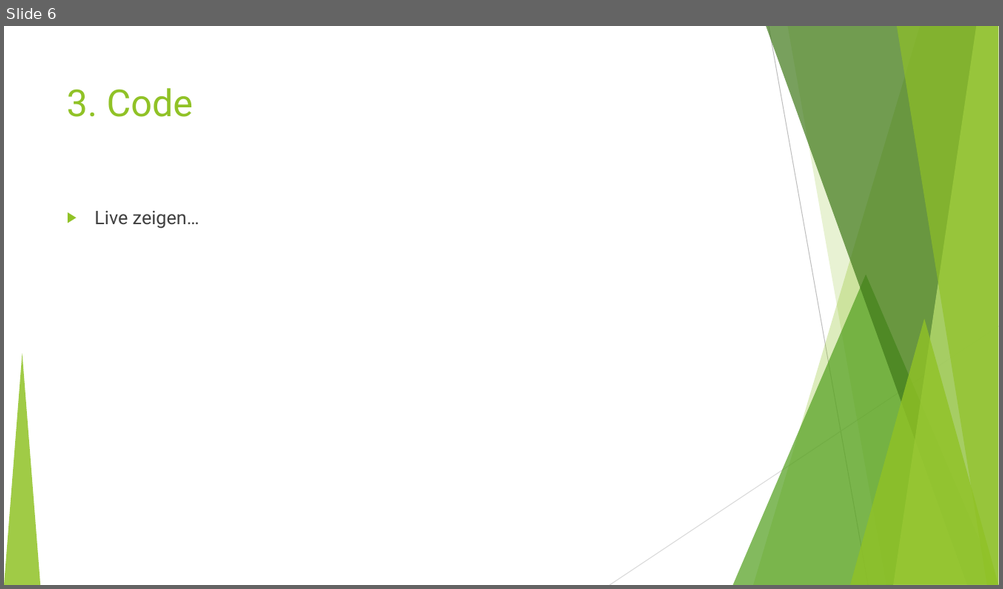
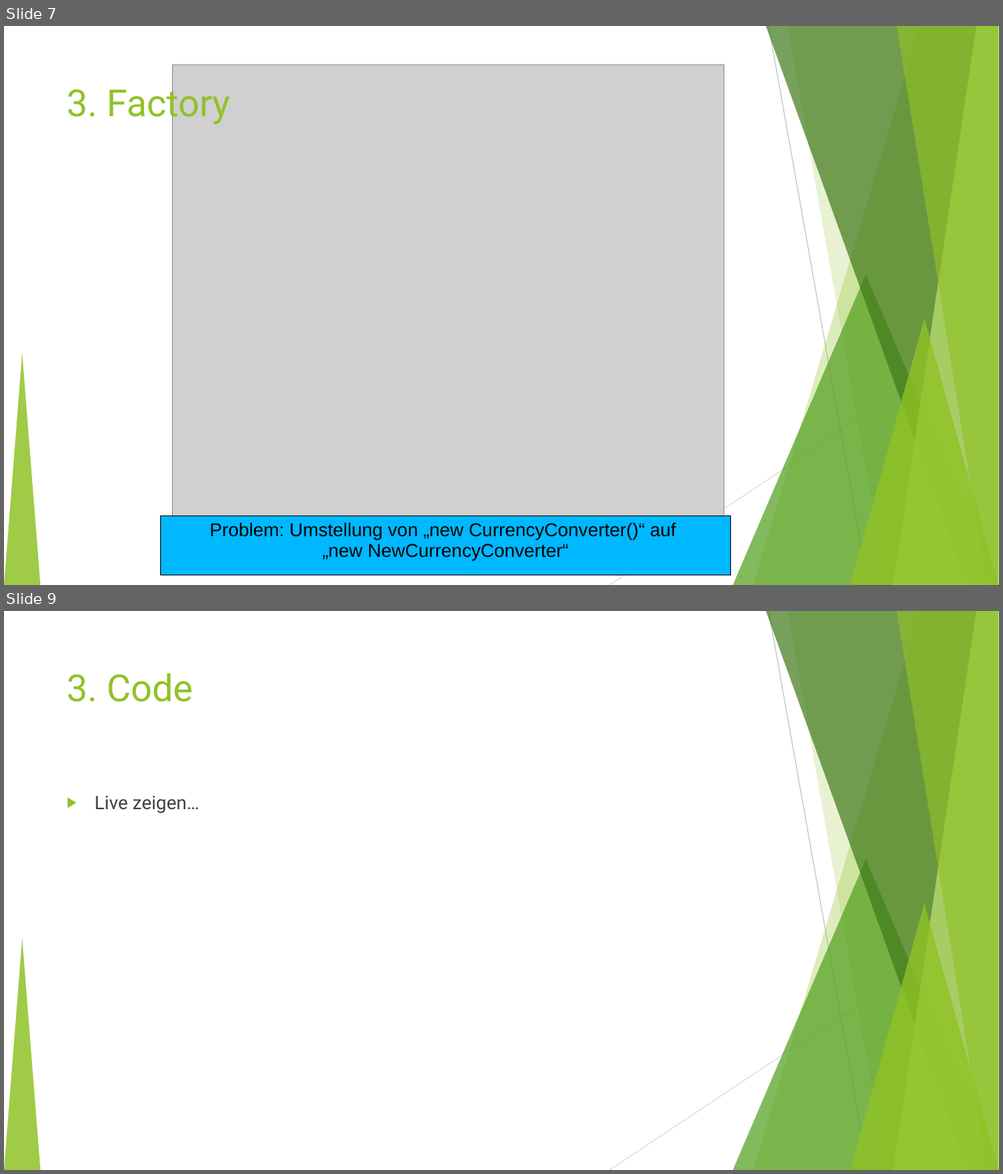
Before and after one commit to fh-erfurt/TravelBuddy-REST, a slide deck: doc/Präsentation/TravelBuddy_1.ppt. Shown one above the other, each under a label of ours: slide 6 before the commit, slides 7 and 9 after it; the slides between them are not shown. The pictures are 1003x589 and 1003x1174 pixels, drawn with LibreOffice and Linux fonts; fonts in the diff are those of the drawing; grey boxes stand for pictures. Boxes give left, top, right and bottom in pixels: in the first picture for what was removed or moved away, otherwise in the second. Text is boxed around its words. In the diff, an @@ line names an element or a change of style, - is before the commit and + after.

```diff
--- a/doc/Präsentation/TravelBuddy_1.ppt
+++ b/doc/Präsentation/TravelBuddy_1.ppt
@@ slide 7 added at (4,26,999,585), background #FFFFFF; not listed: 10 template elements that a slide beside it also shows @@
@@ picture added at (173,64,724,526) @@
@@ title added at (67,82,230,125), 36 pt, text #90C226 @@
+3. Factory
@@ rectangle added at (161,517,730,576), fill #00B8FF, outline #000000 0.74 pt, 18 pt, text #000000 @@
+Problem: Umstellung von „new CurrencyConverter()“ auf
+„new NewCurrencyConverter“
@@ what was slide 6 is now slide 9 @@
```
Also in this commit, not shown: 2 other slides added, 4 other files.
